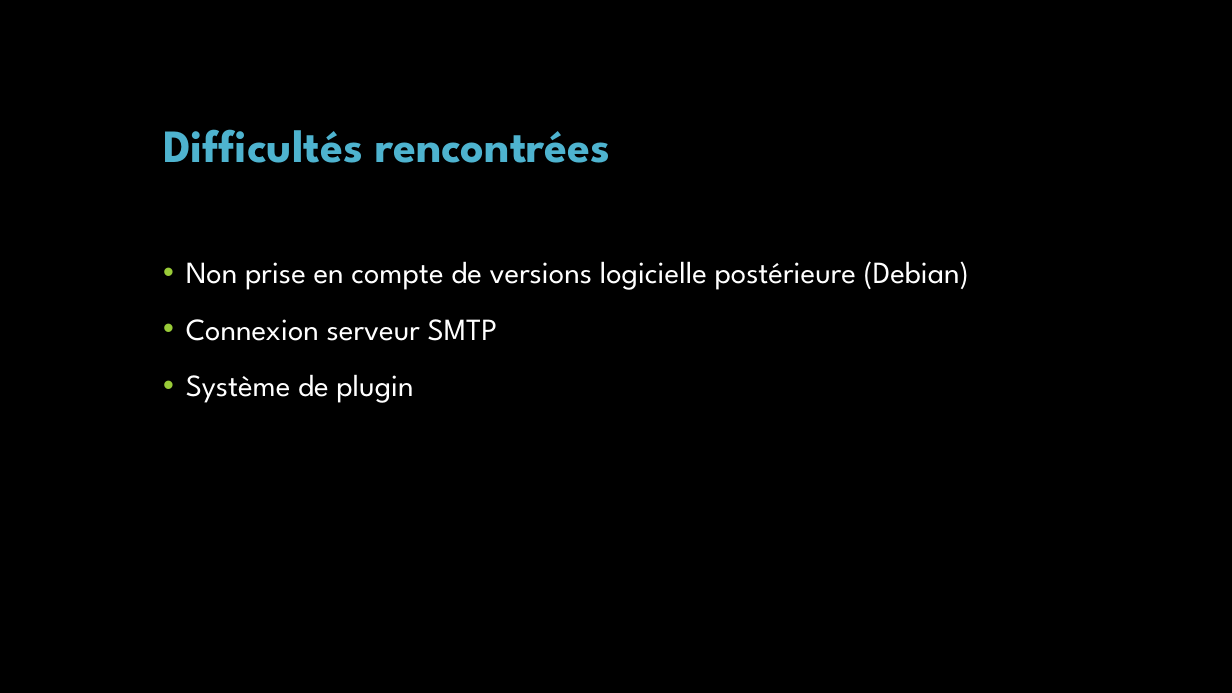
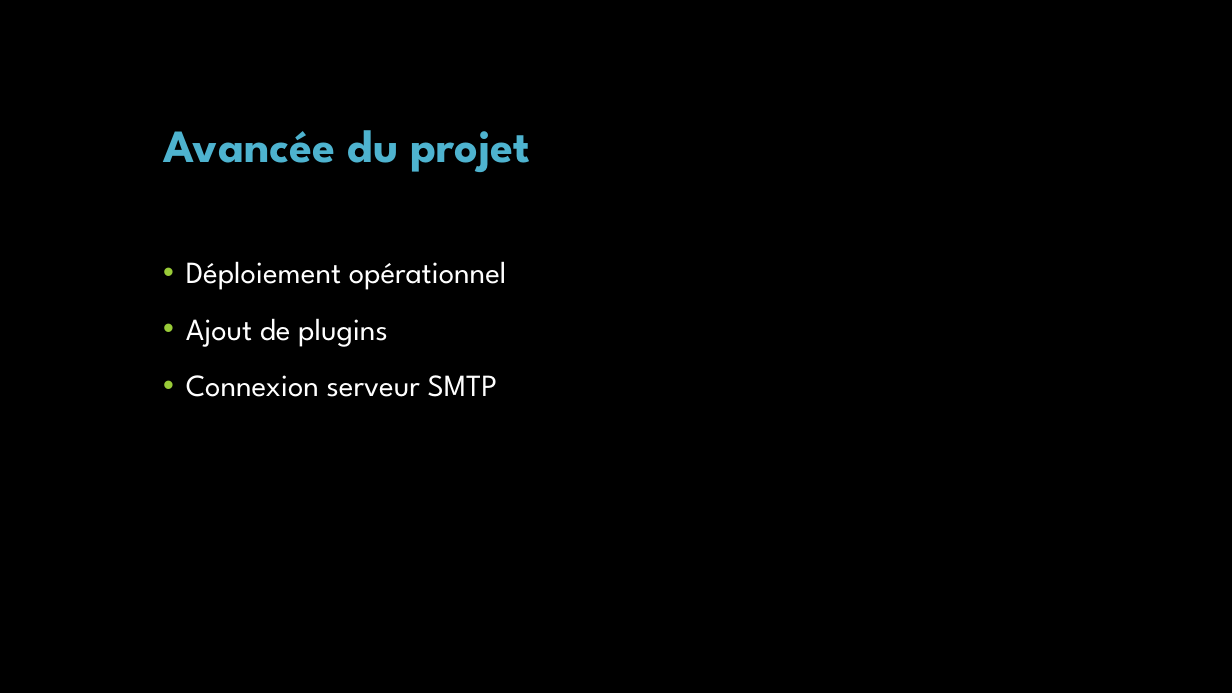
Before and after one commit to florianIBISC/Mattermost, a slide deck: slide 15 of Présentation de Mattermost.pptx. Drawn at 1232x693 pixels with LibreOffice and Linux fonts; fonts in the diff are those of the drawing; background and template pictures are left out. Boxes give left, top, right and bottom in pixels: in the first picture for what was removed or moved away, otherwise in the second. Text is boxed around its words. In the diff, an @@ line names an element or a change of style, - is before the commit and + after.

```diff
--- a/Présentation de Mattermost.pptx
+++ b/Présentation de Mattermost.pptx
@@ title at (x1=163, y1=130, x2=530, y2=172): text changed @@
-Difficultés rencontrées
+Avancée du projet
@@ text at (x1=186, y1=261, x2=507, y2=347): text changed @@
-• Non prise en compte de versions logicielle postérieure (Debian)
+• Déploiement opérationnel
+• Ajout de plugins
@@ text at (x1=186, y1=374, x2=413, y2=403): paragraph removed @@
-• Système de plugin
```
Also in this commit, not shown: 1 other slide changed, 1 slide added.
